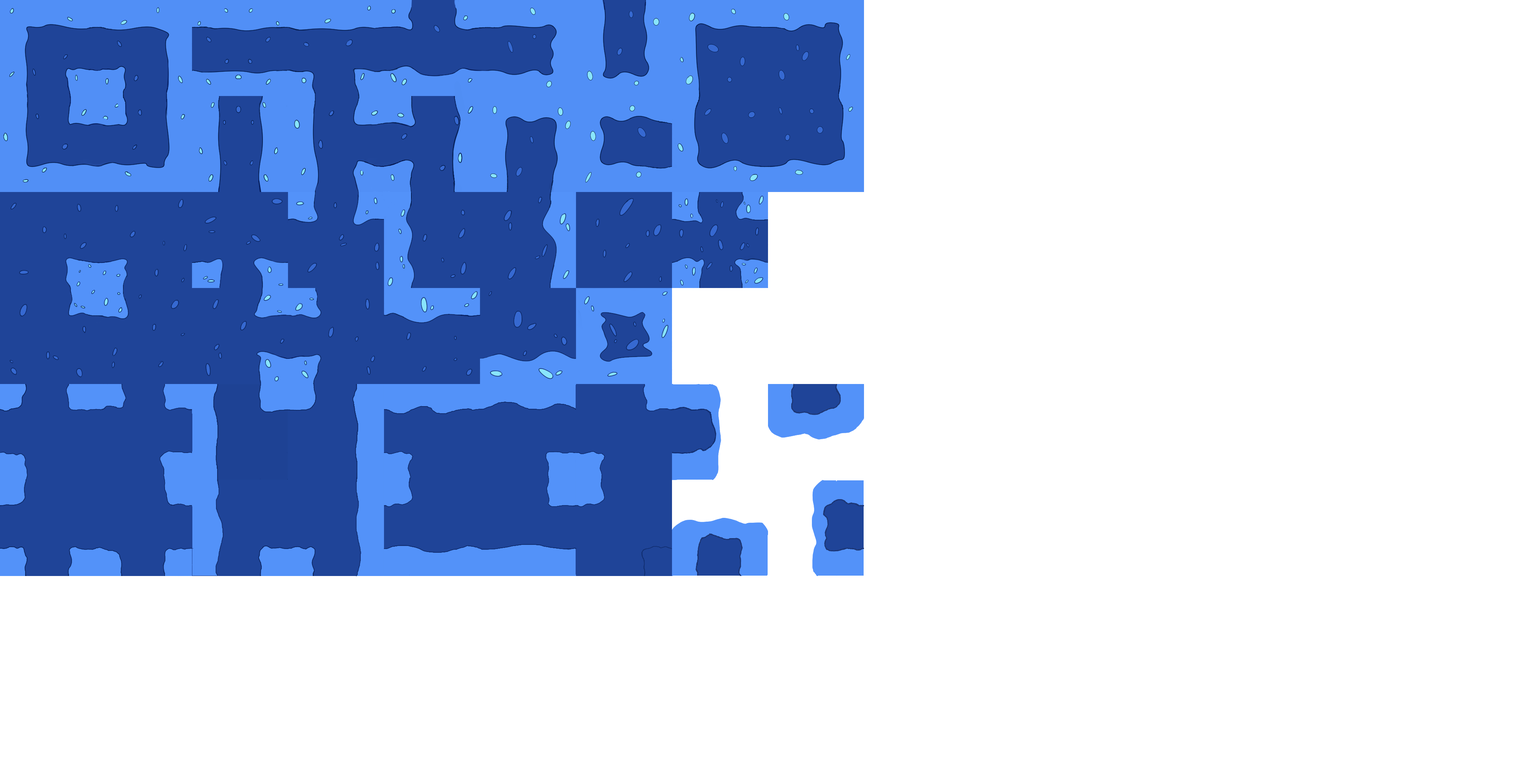
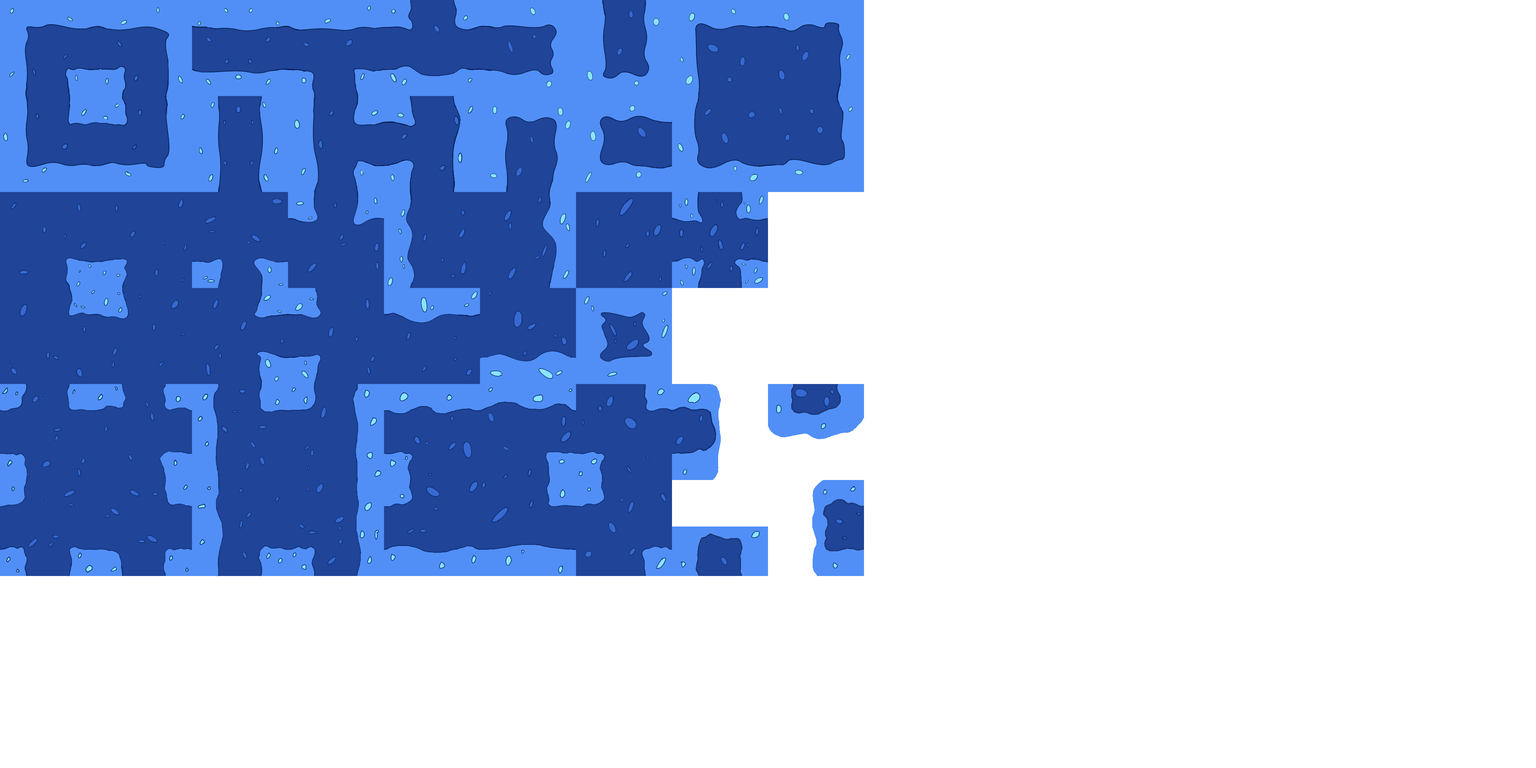
Comparing the layer stacks of the two (1536, 768) images. Changes:
renamed "TileMap_1.png" to "Tilemap", painted on it over [0, 0, 865, 578]
